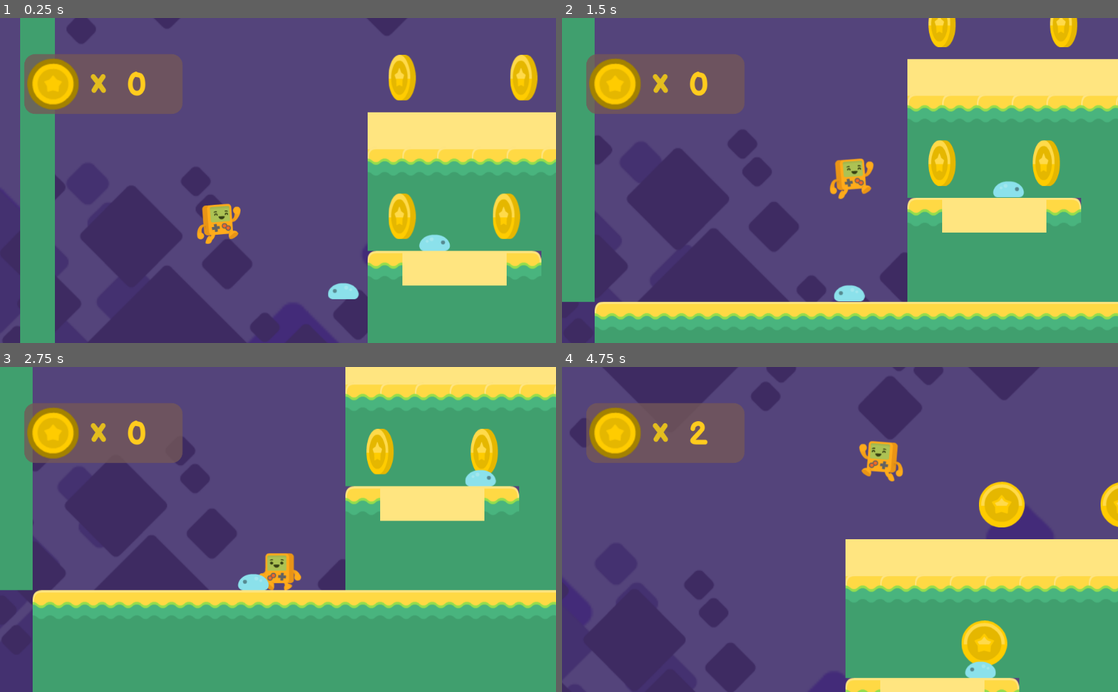
Above: before the commit, frames 1-4 (two rows, left to right).
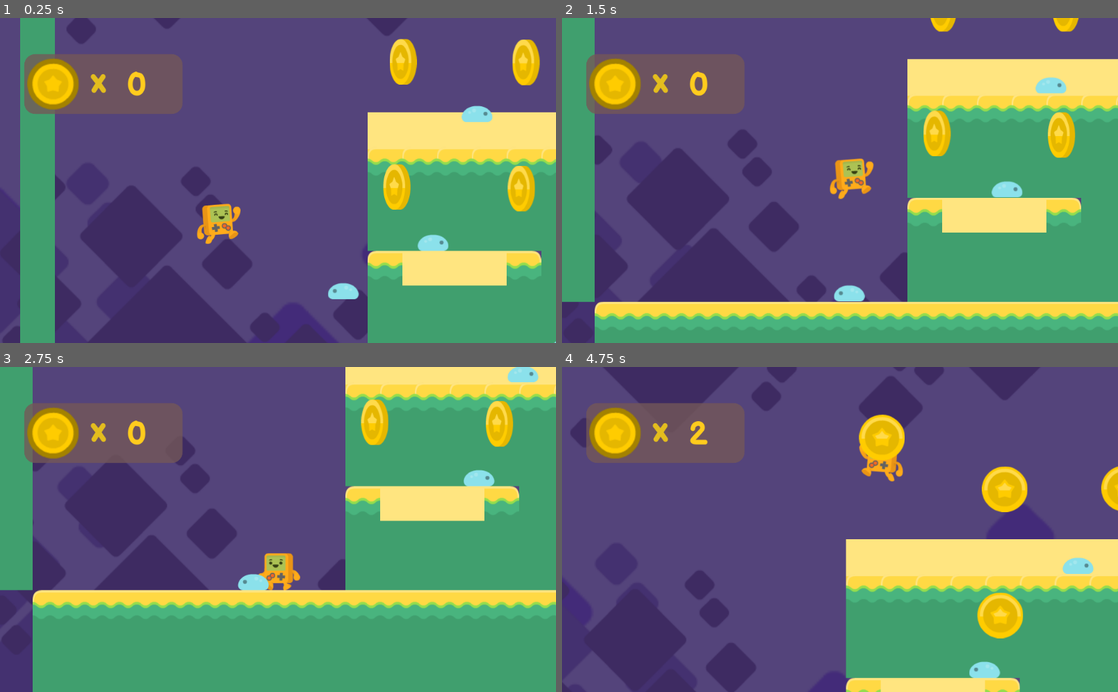
Above: after the commit, the same moments.

Repository: magic-peach/godot-2D-platformer
Game: Godot game, scene res://Level1.tscn
Two runs of this game, one before a commit and one after it. Both use one fixed random seed, a clock stepped at 60 frames per second and the inputs below.
Inputs:
- Up to frame 1 (0.25 s): no input
- Up to frame 2 (1.5 s): hold Right (right) from 0.53 s (still down); tap Up (up) at 0.77 s
- Up to frame 3 (2.75 s): tap Up (up) at 1.52 s; release Right (right) at 2.03 s; hold Left (left) from 2.03 s (still down)
- Up to frame 4 (4.75 s): release Left (left) at 2.78 s; hold Right (right) 2.78-4.28 s; tap Up (up) at 3.02, 3.77, 4.52 s; hold Left (left) from 4.28 s (still down)

The runs differ from the first frame. In frame 1, 3.7% of the frame differs, in the area x 68-100%, y 6-100%; in frame 2, 3.0%; in frame 3, 2.5%; in frame 4, 4.7%, in the area x 51-100%, y 14-100%.

Commit message:
enemy

Diff:
--- a/Level1.tscn
+++ b/Level1.tscn
@@ -190,26 +190,37 @@
 [node name="Coins" type="Node2D" parent="."]
 
 [node name="Coin1" parent="Coins" instance=ExtResource( 6 )]
-position = Vector2( 0, 256 )
+position = Vector2( -9.52264, 201.585 )
 
 [node name="Coin2" parent="Coins" instance=ExtResource( 6 )]
-position = Vector2( 192, 256 )
+position = Vector2( 219.888, 204.306 )
 
 [node name="Coin3" parent="Coins" instance=ExtResource( 6 )]
+position = Vector2( 2.04059, -29.248 )
 
 [node name="Coin4" parent="Coins" instance=ExtResource( 6 )]
-position = Vector2( 224, 0 )
+position = Vector2( 228.081, -28.5678 )
 
 [node name="Coin5" parent="Coins" instance=ExtResource( 6 )]
-position = Vector2( 448, 0 )
+position = Vector2( 448, -29.9282 )
 
 [node name="enemies" type="Node2D" parent="."]
 
 [node name="enemy1" parent="enemies" instance=ExtResource( 10 )]
 position = Vector2( -96, 352 )
+collision/safe_margin = 0.1
 
 [node name="enemy2" parent="enemies" instance=ExtResource( 10 )]
-position = Vector2( 47.5195, 293.504 )
+position = Vector2( 44.7987, 284.662 )
+collision/safe_margin = 0.1
+direction = 1
+
+[node name="enemy3" parent="enemies" instance=ExtResource( 10 )]
+position = Vector2( 125.741, 24.8301 )
+direction = 1
+
+[node name="enemy4" parent="enemies" instance=ExtResource( 10 )]
+position = Vector2( 289.666, 485.317 )
 direction = 1
 [connection signal="body_entered" from="fallzone" to="player" method="_on_fallzone_body_entered"]
 [connection signal="coin_collected" from="Coins/Coin1" to="HUD" method="_on_coin_collected"]
--- a/enemy.gd
+++ b/enemy.gd
@@ -1,21 +1,29 @@
 extends KinematicBody2D
 
+var speed = 50
 var velocity = Vector2()
 export var direction = -1
+export var detects_cliffs = true
 
 func _ready():
 	if direction == 1:
 		$AnimatedSprite.flip_h = true
 	$floor_checker.position.x = $CollisionShape2D.shape.get_extents().x * direction
+	$floor_checker.enabled = detects_cliffs
 
 
 func _physics_process(delta):
 
-	if is_on_wall() or not $floor_checker.is_colliding() and is_on_floor():
+	if is_on_wall() or not $floor_checker.is_colliding() and detects_cliffs and is_on_floor():
 		direction = direction * -1
 		$AnimatedSprite.flip_h = not $AnimatedSprite.flip_h
 		$floor_checker.position.x = $CollisionShape2D.shape.get_extents().x * direction
 
 	velocity.y += 20
-	velocity.x = 50 * direction
+	velocity.x = speed * direction
 	velocity = move_and_slide(velocity,Vector2.UP)
+
+
+func _on_top_checker_body_entered(body):
+	$AnimatedSprite.play("squashed")
+	speed = 0
--- a/enemy.tscn
+++ b/enemy.tscn
@@ -7,32 +7,35 @@
 
 [sub_resource type="SpriteFrames" id=1]
 animations = [ {
+"frames": [ ExtResource( 3 ) ],
+"loop": true,
+"name": "squashed",
+"speed": 5.0
+}, {
 "frames": [ ExtResource( 4 ), ExtResource( 2 ) ],
 "loop": true,
 "name": "crawl",
 "speed": 3.0
-}, {
-"frames": [ ExtResource( 3 ) ],
-"loop": true,
-"name": "squashed",
-"speed": 5.0
 } ]
 
 [sub_resource type="RectangleShape2D" id=2]
-extents = Vector2( 21.2857, 13.2244 )
+extents = Vector2( 20, 13.224 )
+
+[sub_resource type="RectangleShape2D" id=3]
+extents = Vector2( 16.1572, 4.10224 )
 
 [node name="enemy" type="KinematicBody2D"]
 collision_layer = 16
-collision_mask = 51
 script = ExtResource( 1 )
 
 [node name="AnimatedSprite" type="AnimatedSprite" parent="."]
 frames = SubResource( 1 )
 animation = "crawl"
 frame = 1
+playing = true
 
 [node name="CollisionShape2D" type="CollisionShape2D" parent="."]
-position = Vector2( 1.76778, 4.24265 )
+position = Vector2( 1.41423, 4.06587 )
 shape = SubResource( 2 )
 
 [node name="floor_checker" type="RayCast2D" parent="."]
@@ -40,3 +43,12 @@
 enabled = true
 cast_to = Vector2( 0, 20 )
 collision_mask = 2
+
+[node name="top_checker" type="Area2D" parent="."]
+collision_layer = 16
+collision_mask = 33
+
+[node name="CollisionShape2D" type="CollisionShape2D" parent="top_checker"]
+position = Vector2( -0.35356, -13.9654 )
+shape = SubResource( 3 )
+[connection signal="body_entered" from="top_checker" to="." method="_on_top_checker_body_entered"]
Not shown: 1 places in enemy.tscn that only renumber resources
